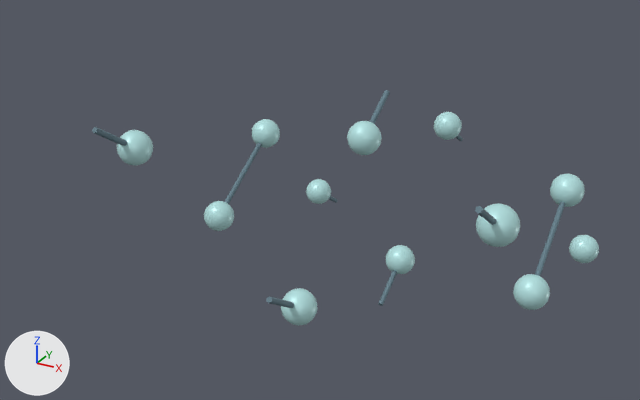
The glTF model ChemDex/assets/periodic-table/crystals/chat-solid-bromine.glb: old version first, new version second.
The view is the same before and after, from a camera (50 mm lens) standing at (6.73, -14.88, 7.22) and looking at (-1.13, -0.59, 0.07). Every picture has the same lights, and +X, +Y and +Z are marked at lower left. The older version comes first.

The first picture shows 'Br · Br · 1.001', 'Br · Br · 1.002', 'Br · Br · 1.003', 'Br · Br · 1.004', 'Br · Br · 1.005', 'Br · Br · 1.006', 'Br · Br · 1.007', 'Br · Br · 1.008', 'Br · Br · 1.009', 'Br · Br · 1.010', 'Br · Br · 1.011', 'Mesh_1', 'Mesh_1.005', 'Mesh_1.006', 'Mesh_1.007', 'Mesh_1.008', 'Mesh_1.009' and 3 more.
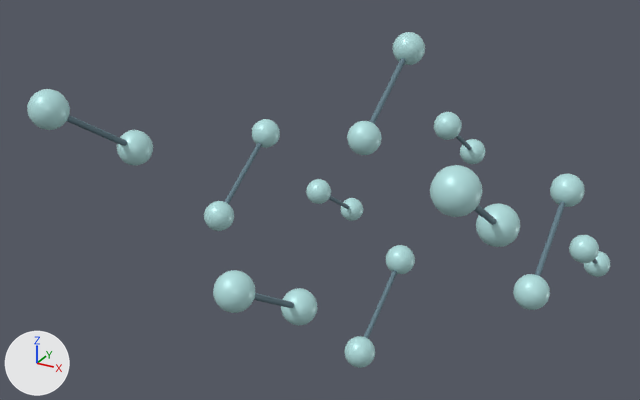
Changed parts and their boxes (x1, y1, x2, y2) in the pictures (640 x 400 px):
'Br · Br · 1.018', added (cyan): after (430, 165, 482, 217)
'Br · Br · 1.019', added (cyan): after (213, 270, 255, 313)
'Br · Br · 1.017', added (cyan): after (27, 89, 70, 130)
'Mesh_1.007', moved, turned: before (535, 202, 565, 276); after (67, 115, 127, 146)
'Br · Br · 1.015', added (cyan): after (392, 32, 425, 65)
'Br · Br · 1.016', added (cyan): after (344, 336, 375, 368)
'Mesh_1.006', moved: before (224, 143, 262, 204); after (364, 270, 397, 339)
'Mesh_1.005', moved, turned, rescaled: before (266, 297, 294, 308); after (369, 58, 406, 124)
'Mesh_1.009', moved, turned, rescaled: before (369, 90, 390, 124); after (254, 293, 294, 308)
'Br · Br · 1.014', added (cyan): after (460, 139, 486, 164)
'Br · Br · 1.013', added (cyan): after (584, 251, 610, 277)
'Br · Br · 1.012', added: after (341, 198, 363, 221)
'Mesh_1.008', moved, turned, rescaled: before (378, 270, 397, 306); after (474, 205, 497, 225)
'Mesh_1', rescaled: before (329, 196, 338, 203); after (329, 196, 349, 209)
'Mesh_1.002', rescaled (not visible before): after (456, 135, 472, 150)

Patch to the scene script:
```diff
--- a/ChemDex/assets/periodic-table/crystals/chat-solid-bromine.glb.py
+++ b/ChemDex/assets/periodic-table/crystals/chat-solid-bromine.glb.py
@@ ob_mesh_1 @@
 ob_mesh_1.rotation_euler = (-2.151, 0.0, 0.0)  # degrees (-123, 0, 0)
-ob_mesh_1.scale = (0.055, 0.055, 1.14)
+ob_mesh_1.scale = (0.055, 0.055, 2.29)
@@ ob_mesh_1_002 @@
 ob_mesh_1_002.rotation_euler = (-2.151, 0.0, 0.0)  # degrees (-123, 0, 0)
-ob_mesh_1_002.scale = (0.055, 0.055, 1.14)
+ob_mesh_1_002.scale = (0.055, 0.055, 2.29)
@@ ob_mesh_1_005 @@
 ob_mesh_1_005.parent = ob_node_12
-ob_mesh_1_005.location = (3.363, -8.224, 2.009)
-ob_mesh_1_005.rotation_euler = (-2.151, 0.0, 0.0)  # degrees (-123, 0, 0)
-ob_mesh_1_005.scale = (0.055, 0.055, 1.14)
+ob_mesh_1_005.location = (3.363, -4.351, 4.645)
+ob_mesh_1_005.rotation_euler = (-0.991, 0.0, 0.0)  # degrees (-57, 0, 0)
+ob_mesh_1_005.scale = (0.055, 0.055, 2.29)
@@ ob_mesh_1_006 @@
 ob_mesh_1_006.parent = ob_node_12
-ob_mesh_1_006.location = (0.0, -4.351, 2.323)
+ob_mesh_1_006.location = (3.363, -4.351, 0.0)
 ob_mesh_1_006.rotation_euler = (-0.991, 0.0, 0.0)  # degrees (-57, 0, 0)
@@ ob_mesh_1_007 @@
 ob_mesh_1_007.parent = ob_node_12
-ob_mesh_1_007.location = (6.726, -4.351, 2.323)
-ob_mesh_1_007.rotation_euler = (-0.991, 0.0, 0.0)  # degrees (-57, 0, 0)
+ob_mesh_1_007.location = (0.0, -8.702, 4.645)
+ob_mesh_1_007.rotation_euler = (0.991, 0.0, 0.0)  # degrees (57, 0, 0)
 ob_mesh_1_007.scale = (0.055, 0.055, 2.29)
@@ ob_mesh_1_008 @@
 ob_mesh_1_008.parent = ob_node_12
-ob_mesh_1_008.location = (3.363, -3.873, 0.313)
-ob_mesh_1_008.rotation_euler = (-0.991, 0.0, 0.0)  # degrees (-57, 0, 0)
-ob_mesh_1_008.scale = (0.055, 0.055, 1.14)
+ob_mesh_1_008.location = (6.726, -8.702, 4.645)
+ob_mesh_1_008.rotation_euler = (0.991, 0.0, 0.0)  # degrees (57, 0, 0)
+ob_mesh_1_008.scale = (0.055, 0.055, 2.29)
@@ ob_mesh_1_009 @@
 ob_mesh_1_009.parent = ob_node_12
-ob_mesh_1_009.location = (3.363, -4.829, 4.332)
-ob_mesh_1_009.rotation_euler = (-0.991, 0.0, 0.0)  # degrees (-57, 0, 0)
-ob_mesh_1_009.scale = (0.055, 0.055, 1.14)
+ob_mesh_1_009.location = (3.363, -8.702, 2.323)
+ob_mesh_1_009.rotation_euler = (0.991, 0.0, 0.0)  # degrees (57, 0, 0)
+ob_mesh_1_009.scale = (0.055, 0.055, 2.29)
@@ ob_br___br___1_019 @@
+ob_br___br___1_019 = bpy.data.objects.new('Br · Br · 1.019', me_mesh_0)
+ob_br___br___1_019.parent = ob_bromine_rắn___250_k
+ob_br___br___1_019.location = (3.363, -9.659, 2.949)
@@ ob_br___br___1_018 @@
+ob_br___br___1_018 = bpy.data.objects.new('Br · Br · 1.018', me_mesh_0)
+ob_br___br___1_018.parent = ob_bromine_rắn___250_k
+ob_br___br___1_018.location = (6.726, -9.659, 5.272)
@@ ob_br___br___1_017 @@
+ob_br___br___1_017 = bpy.data.objects.new('Br · Br · 1.017', me_mesh_0)
+ob_br___br___1_017.parent = ob_bromine_rắn___250_k
+ob_br___br___1_017.location = (0.0, -9.659, 5.272)
@@ ob_br___br___1_016 @@
+ob_br___br___1_016 = bpy.data.objects.new('Br · Br · 1.016', me_mesh_0)
+ob_br___br___1_016.parent = ob_bromine_rắn___250_k
+ob_br___br___1_016.location = (3.363, -5.308, -0.627)
@@ ob_br___br___1_015 @@
+ob_br___br___1_015 = bpy.data.objects.new('Br · Br · 1.015', me_mesh_0)
+ob_br___br___1_015.parent = ob_bromine_rắn___250_k
+ob_br___br___1_015.location = (3.363, -3.395, 5.272)
@@ ob_br___br___1_014 @@
+ob_br___br___1_014 = bpy.data.objects.new('Br · Br · 1.014', me_mesh_0)
+ob_br___br___1_014.parent = ob_bromine_rắn___250_k
+ob_br___br___1_014.location = (3.363, 0.956, 1.696)
@@ ob_br___br___1_013 @@
+ob_br___br___1_013 = bpy.data.objects.new('Br · Br · 1.013', me_mesh_0)
+ob_br___br___1_013.parent = ob_bromine_rắn___250_k
+ob_br___br___1_013.location = (6.726, 0.956, -0.627)
@@ ob_br___br___1_012 @@
+ob_br___br___1_012 = bpy.data.objects.new('Br · Br · 1.012', me_mesh_0)
+ob_br___br___1_012.parent = ob_bromine_rắn___250_k
+ob_br___br___1_012.location = (0.0, 0.956, -0.627)
```
